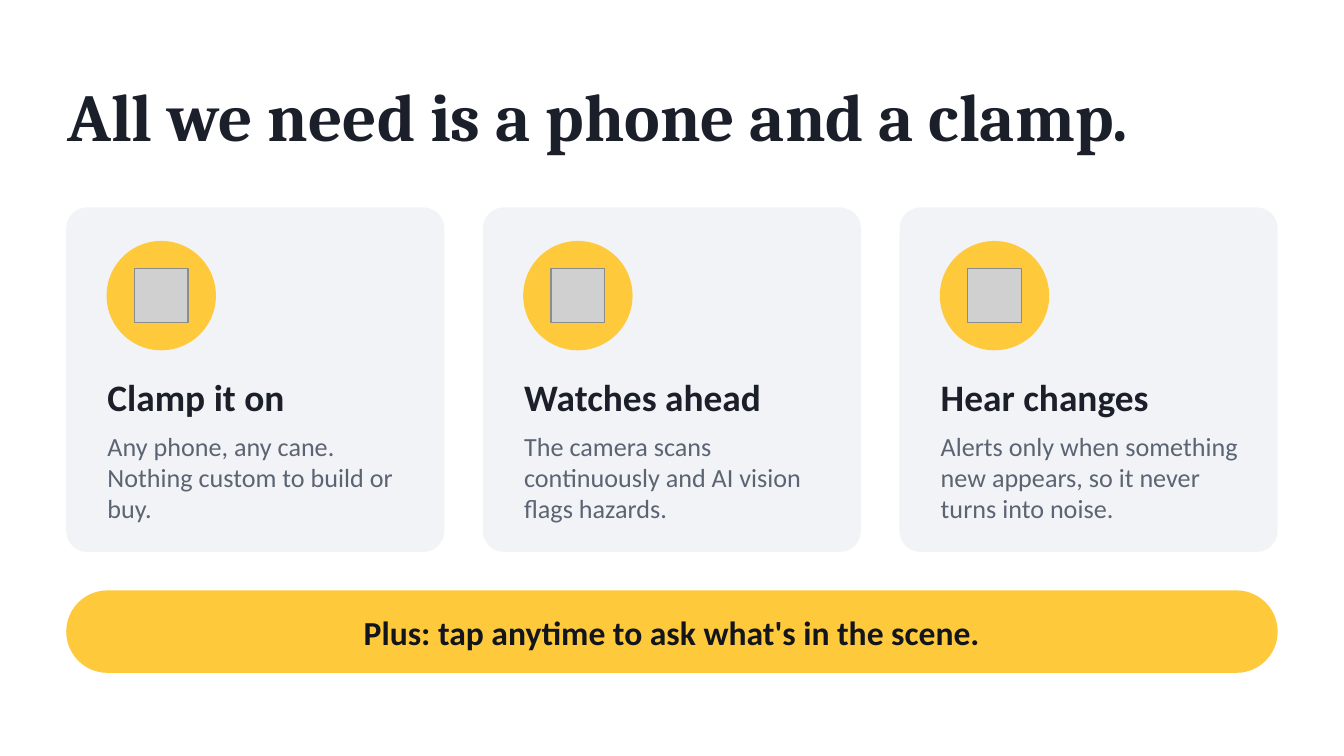
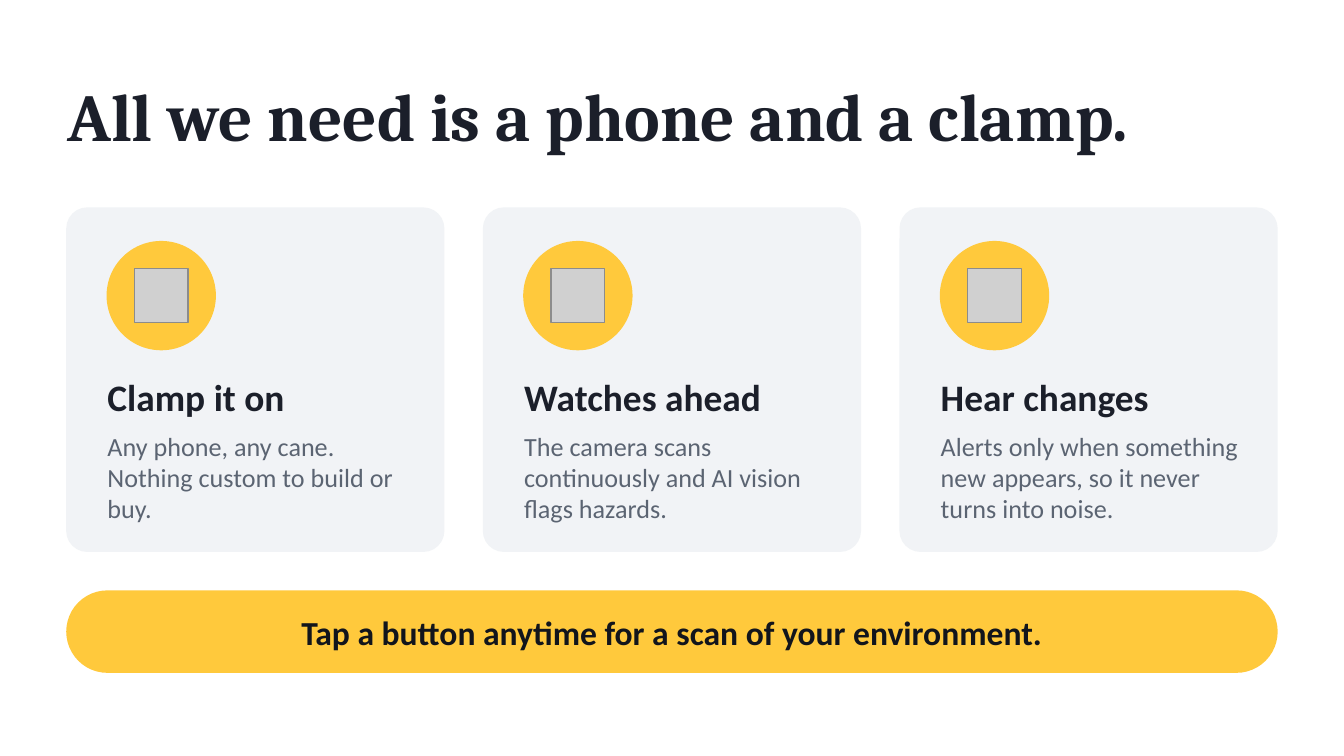
Before and after one commit to tanmaykatke21/iCane_HopHacks_2026, a slide deck: slide 5 of icane-pitch/iCane Pitch Draft.pptx. Drawn at 1344x756 pixels with LibreOffice and Linux fonts; fonts in the diff are those of the drawing; grey boxes stand for pictures. Boxes give left, top, right and bottom in pixels: in the first picture for what was removed or moved away, otherwise in the second. Text is boxed around its words. In the diff, an @@ line names an element or a change of style, - is before the commit and + after.

```diff
--- a/icane-pitch/iCane Pitch Draft.pptx
+++ b/icane-pitch/iCane Pitch Draft.pptx
@@ text at [301, 621, 1042, 651]: text changed @@
-Plus: tap anytime to ask what's in the scene.
+Tap a button anytime for a scan of your environment.
```
Also in this commit, not shown: 6 other slides changed, 2 other files.
